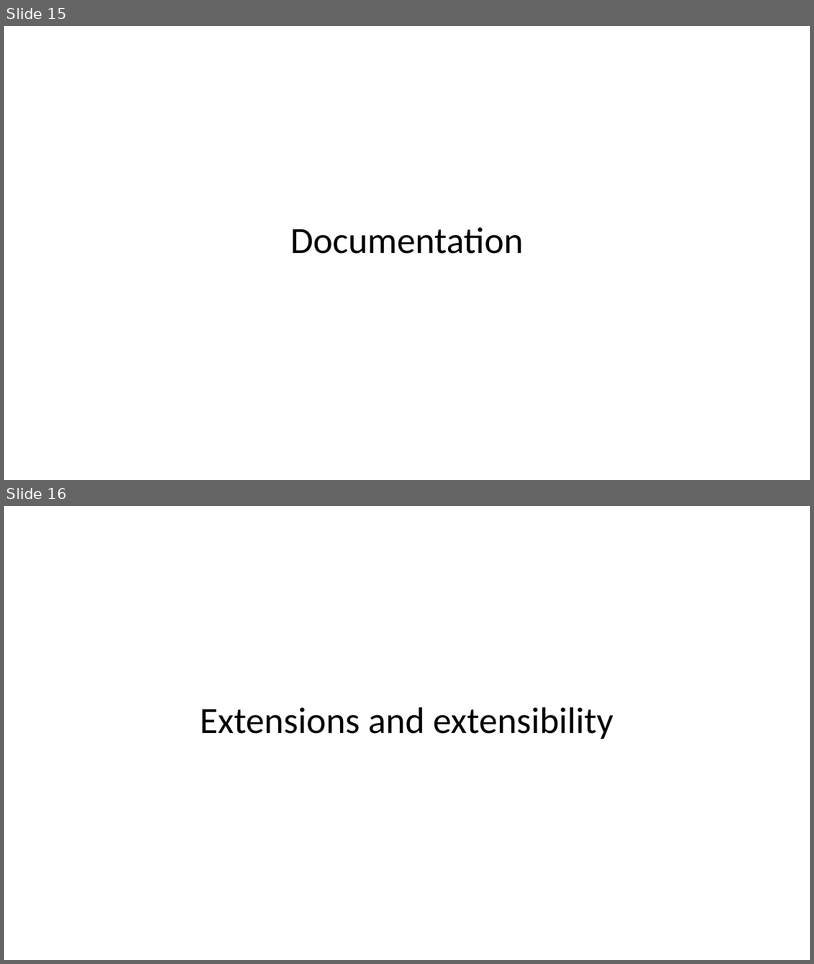
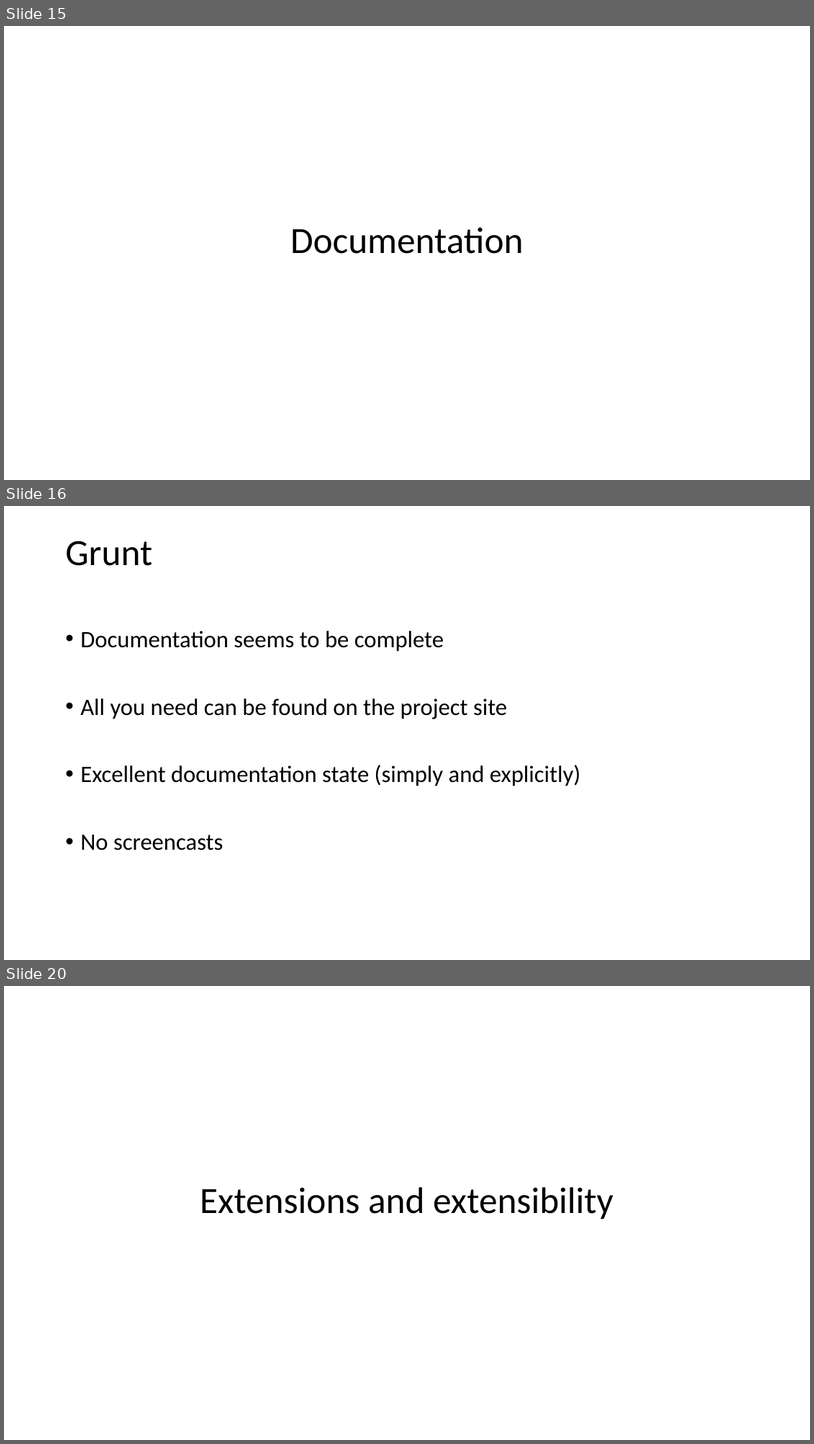
Before and after one commit to vba/presentations, a slide deck: build.js/build.js.pptx. Shown one above the other, each under a label of ours: slides 15 and 16 before the commit, slides 15, 16 and 20 after it; the slides between them are not shown. The pictures are 814x964 and 814x1444 pixels, drawn with LibreOffice and Linux fonts; fonts in the diff are those of the drawing. Boxes give left, top, right and bottom in pixels: in the first picture for what was removed or moved away, otherwise in the second. Text is boxed around its words. In the diff, an @@ line names an element or a change of style, - is before the commit and + after.

```diff
--- a/build.js/build.js.pptx
+++ b/build.js/build.js.pptx
@@ slide 16 added at [4,506,810,960], background #FFFFFF @@
@@ title added at [65,541,152,566], 44 pt, text #000000 @@
+Grunt
@@ text added at [80,631,581,850], 28 pt, text #000000 @@
+• Documentation seems to be complete
+• All you need can be found on the project site
+• Excellent documentation state (simply and explicitly)
+• No screencasts
@@ what was slide 16 is now slide 20 @@
```
Also in this commit, not shown: 3 other slides added, 7 slides removed.
